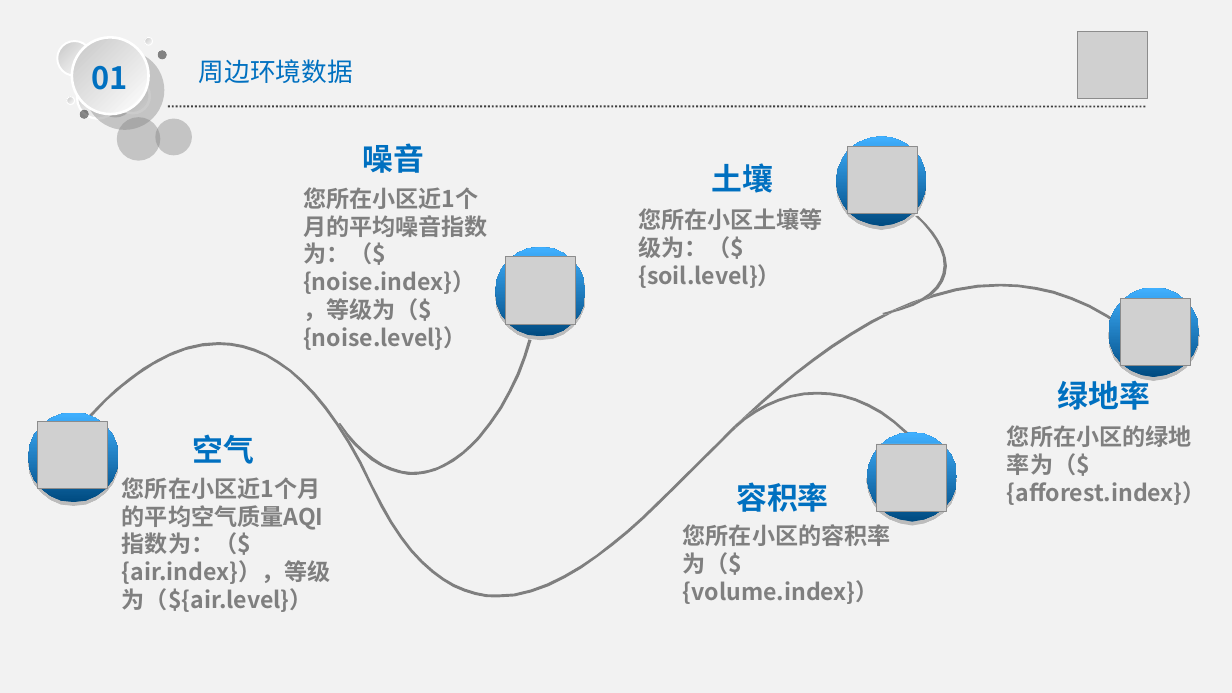
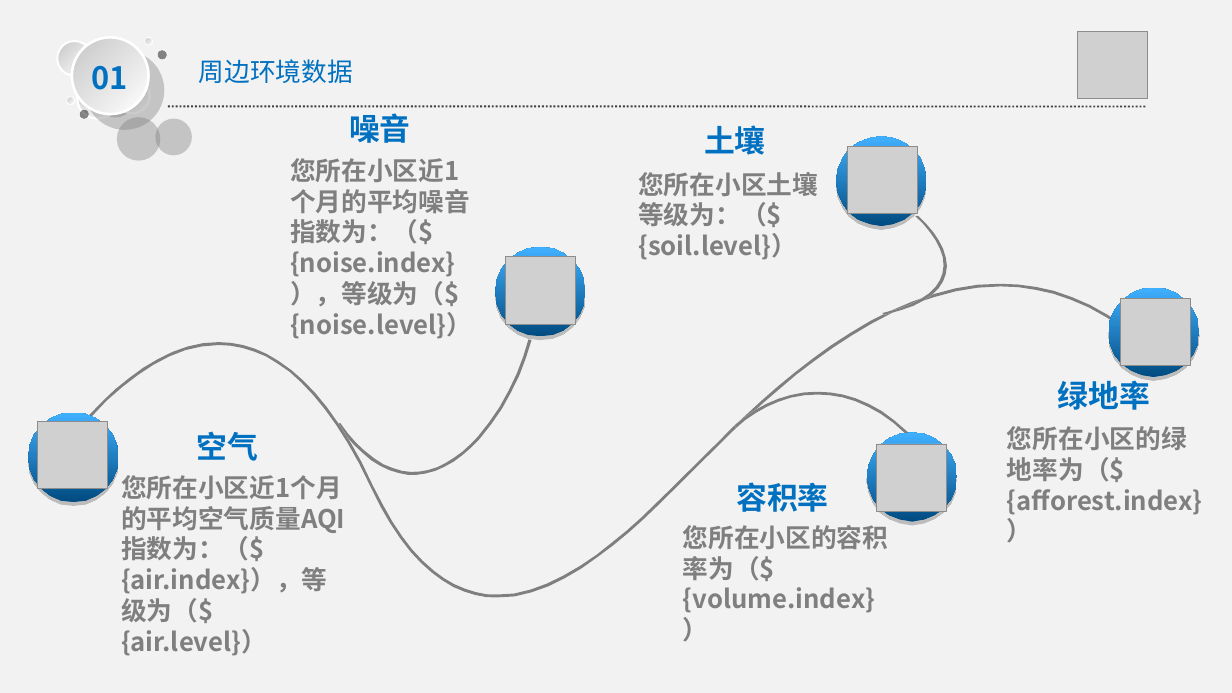
Before and after one commit to PowerYangcl/ddhj, a slide deck: slide 4 of src/main/resource/template/report.ppt. Drawn at 1232x693 pixels with LibreOffice and Linux fonts; fonts in the diff are those of the drawing; grey boxes stand for pictures. Boxes give left, top, right and bottom in pixels: in the first picture for what was removed or moved away, otherwise in the second. Text is boxed around its words. In the diff, an @@ line names an element or a change of style, - is before the commit and + after.

```diff
--- a/src/main/resource/template/report.ppt
+++ b/src/main/resource/template/report.ppt
@@ text "噪音": place and size @@
-text "噪音" at [362, 143, 424, 173]
+text "噪音" at [349, 113, 411, 143]
@@ text "土壤": place and size @@
-text "土壤" at [712, 163, 774, 193]
+text "土壤" at [704, 125, 766, 155]
@@ text "您所在小区近1个月的平均噪音指数为：（${noise.index}），等级为（${noise.level}）": place and size @@
-text "您所在小区近1个月的平均噪音指数为：（${noise.index}），等级为（${noise.level}）" at [303, 187, 478, 350]
+text "您所在小区近1个月的平均噪音指数为：（${noise.index}），等级为（${noise.level}）" at [290, 158, 472, 339]
@@ text "您所在小区土壤等级为：（${soil.level}）": place and size @@
-text "您所在小区土壤等级为：（${soil.level}）" at [638, 208, 823, 288]
+text "您所在小区土壤等级为：（${soil.level}）" at [638, 172, 818, 260]
@@ text "空气": place and size @@
-text "空气" at [193, 434, 255, 464]
+text "空气" at [197, 431, 259, 461]
@@ size 18 to 20 pt in 5 elements at [1007, 426, 1203, 515], [290, 158, 472, 339], [638, 172, 818, 260], [683, 525, 889, 613], [121, 475, 342, 656] @@
```
Also in this commit, not shown: 5 other slides changed, 2 other files.
